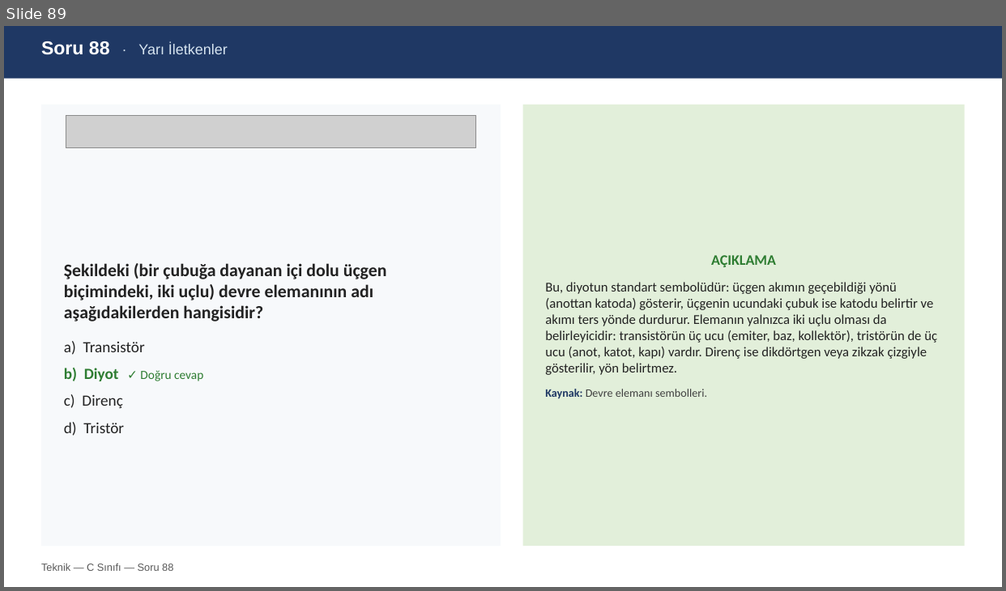
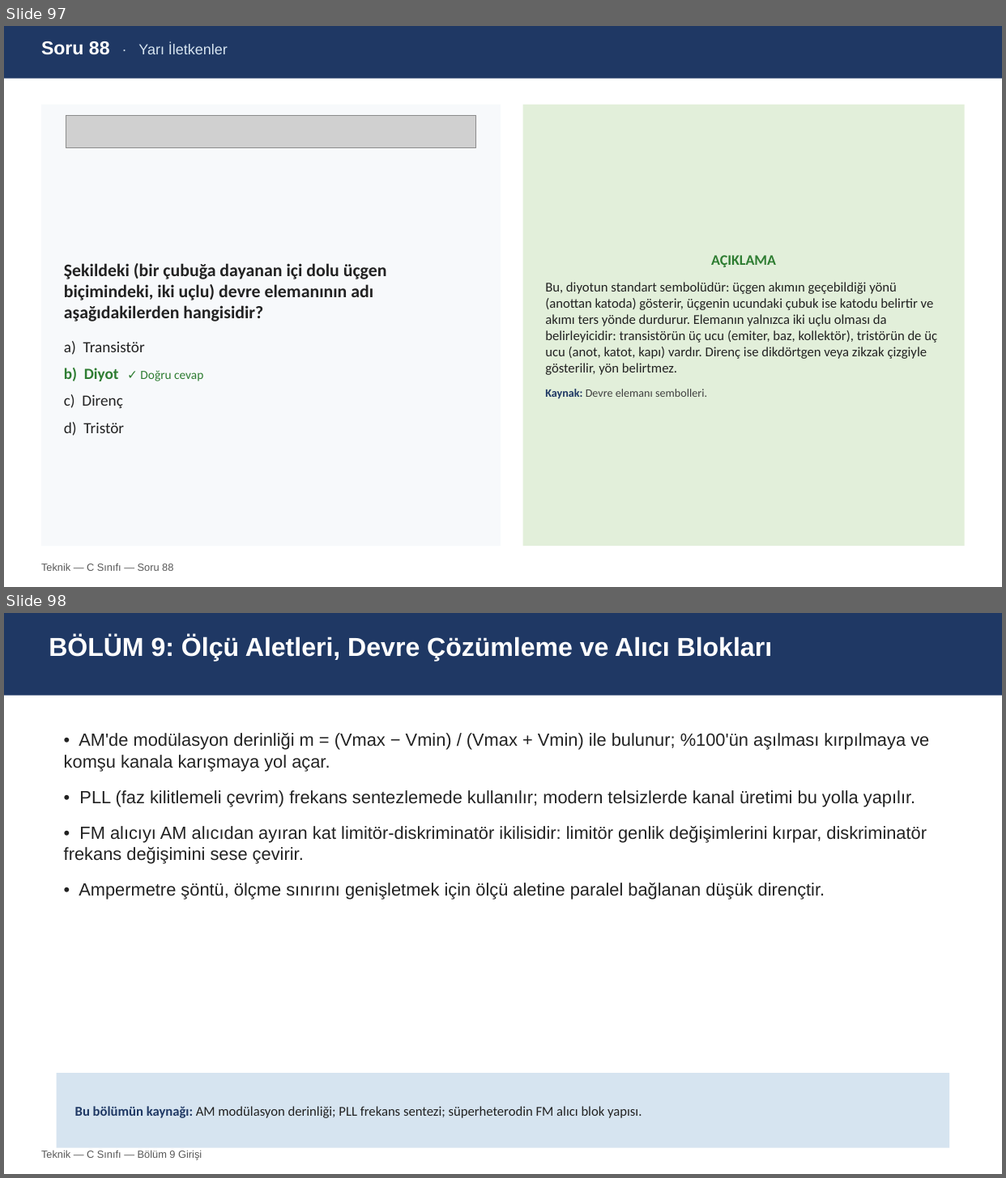
Before and after one commit to TA3HRJ/amator-telsiz-egitimi, a slide deck: Amator_Telsizcilik_C_Teknik_Sinav_Hazirlik_v1.0.pptx. Shown one above the other, each under a label of ours: slide 89 before the commit, slides 97 and 98 after it. The pictures are 1006x591 and 1006x1178 pixels, drawn with LibreOffice and Linux fonts; fonts in the diff are those of the drawing; grey boxes stand for pictures. Boxes give left, top, right and bottom in pixels: in the first picture for what was removed or moved away, otherwise in the second. Text is boxed around its words. In the diff, an @@ line names an element or a change of style, - is before the commit and + after.

```diff
--- a/Amator_Telsizcilik_C_Teknik_Sinav_Hazirlik_v1.0.pptx
+++ b/Amator_Telsizcilik_C_Teknik_Sinav_Hazirlik_v1.0.pptx
@@ slide 98 added at [4, 613, 1002, 1174], background #FFFFFF @@
@@ rectangle added at [4, 613, 1002, 696], fill #1F3864 @@
@@ text added at [49, 635, 773, 661], 25 pt, text #FFFFFF, bold @@
+BÖLÜM 9: Ölçü Aletleri, Devre Çözümleme ve Alıcı Blokları
@@ text added at [64, 733, 929, 900], 17 pt, text #222222 @@
+• AM'de modülasyon derinliği m = (Vmax − Vmin) / (Vmax + Vmin) ile bulunur; %100'ün aşılması kırpılmaya ve komşu kanala karışmaya yol açar.
+• PLL (faz kilitlemeli çevrim) frekans sentezlemede kullanılır; modern telsizlerde kanal üretimi bu yolla yapılır.
+• FM alıcıyı AM alıcıdan ayıran kat limitör-diskriminatör ikilisidir: limitör genlik değişimlerini kırpar, diskriminatör frekans değişimini sese çevirir.
+• Ampermetre şöntü, ölçme sınırını genişletmek için ölçü aletine paralel bağlanan düşük dirençtir.
@@ rectangle added at [57, 1073, 949, 1148], fill #D6E4F0, 13 pt, text #222222 @@
+Bu bölümün kaynağı: AM modülasyon derinliği; PLL frekans sentezi; süperheterodin FM alıcı blok yapısı.
@@ text added at [41, 1150, 202, 1161], 10 pt, text #595959 @@
+Teknik — C Sınıfı — Bölüm 9 Girişi
@@ what was slide 89 is now slide 97 @@
```
Also in this commit, not shown: 11 other slides added, 5 other files.
